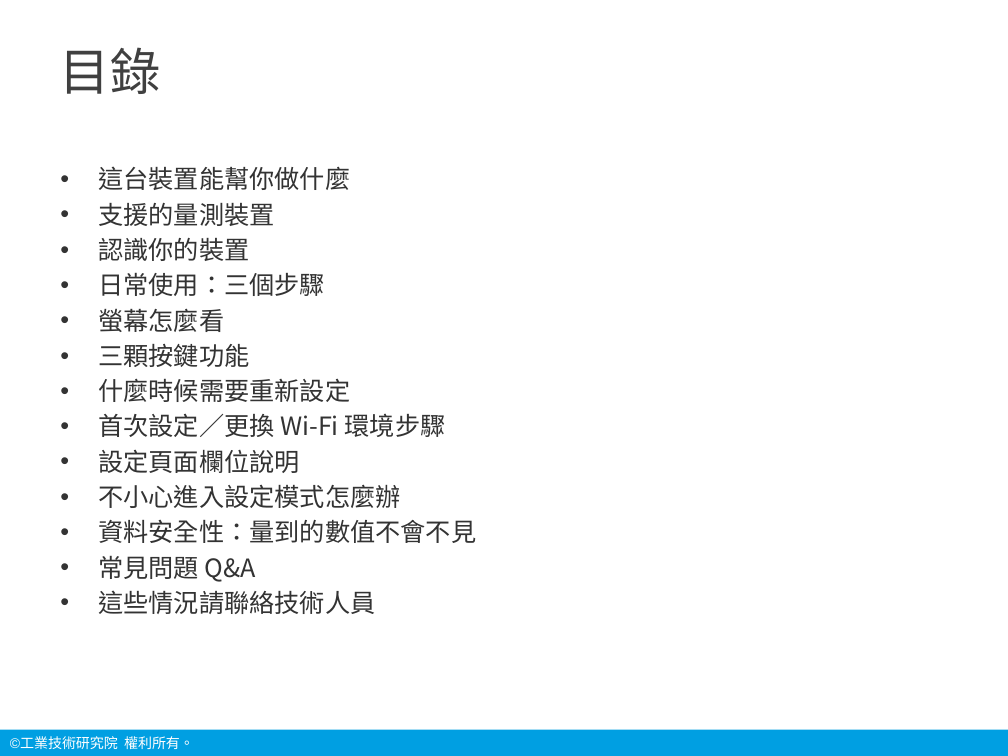
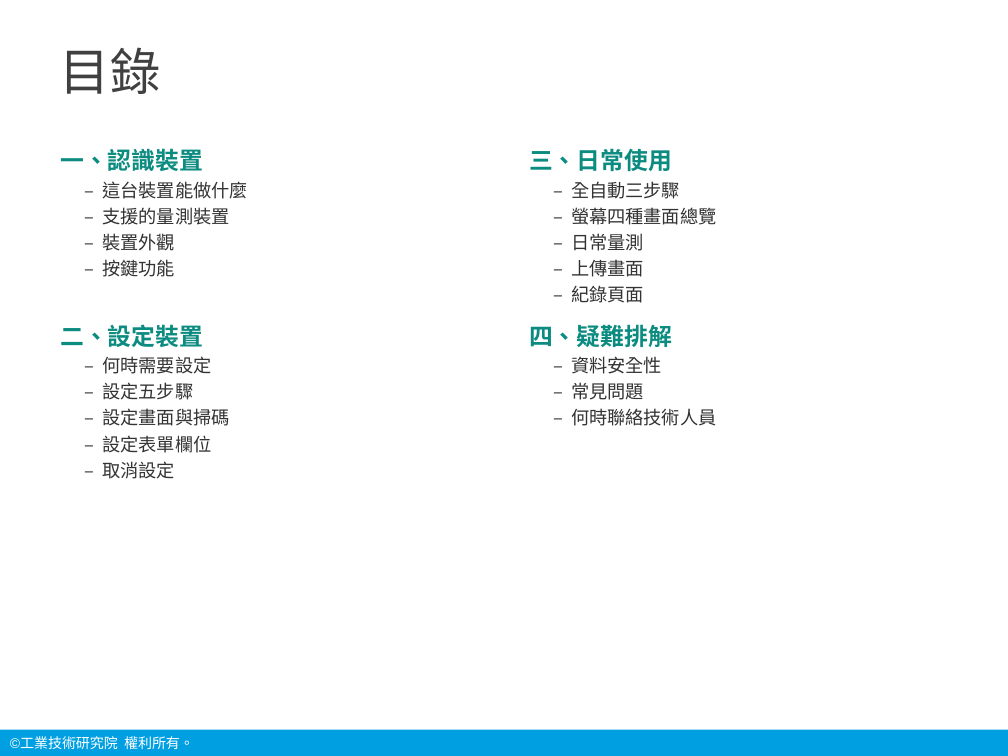
Before and after one commit to chanwunkong/pico-vitals-gateway, a slide deck: slide 2 of 說明/生理訊號中繼裝置_操作說明.pptx. Drawn at 1008x756 pixels with LibreOffice and Linux fonts; fonts in the diff are those of the drawing; background and template pictures are left out. Boxes give left, top, right and bottom in pixels: in the first picture for what was removed or moved away, otherwise in the second. Text is boxed around its words. In the diff, an @@ line names an element or a change of style, - is before the commit and + after.

```diff
--- a/說明/生理訊號中繼裝置_操作說明.pptx
+++ b/說明/生理訊號中繼裝置_操作說明.pptx
@@ text added at (x1=60, y1=148, x2=248, y2=479), 13 pt, text #333333 @@
+一、認識裝置
+– 這台裝置能做什麼
+– 支援的量測裝置
+– 裝置外觀
+– 按鍵功能
+二、設定裝置
+– 何時需要設定
+– 設定五步驟
+– 設定畫面與掃碼
+– 設定表單欄位
+– 取消設定
@@ text added at (x1=529, y1=148, x2=716, y2=426), 13 pt, text #333333 @@
+三、日常使用
+– 全自動三步驟
+– 螢幕四種畫面總覽
+– 日常量測
+– 上傳畫面
+– 紀錄頁面
+四、疑難排解
+– 資料安全性
+– 常見問題
+– 何時聯絡技術人員
@@ text removed at (x1=98, y1=166, x2=476, y2=614) @@
-• 這台裝置能幫你做什麼
-• 支援的量測裝置
-• 認識你的裝置
-• 日常使用：三個步驟
-• 螢幕怎麼看
-• 三顆按鍵功能
-• 什麼時候需要重新設定
-• 首次設定／更換 Wi-Fi 環境步驟
-• 設定頁面欄位說明
-• 不小心進入設定模式怎麼辦
-• 資料安全性：量到的數值不會不見
-• 常見問題 Q&A
-• 這些情況請聯絡技術人員
```
Also in this commit, not shown: 9 other slides changed, 16 slides added, 6 slides removed, 32 other files.
